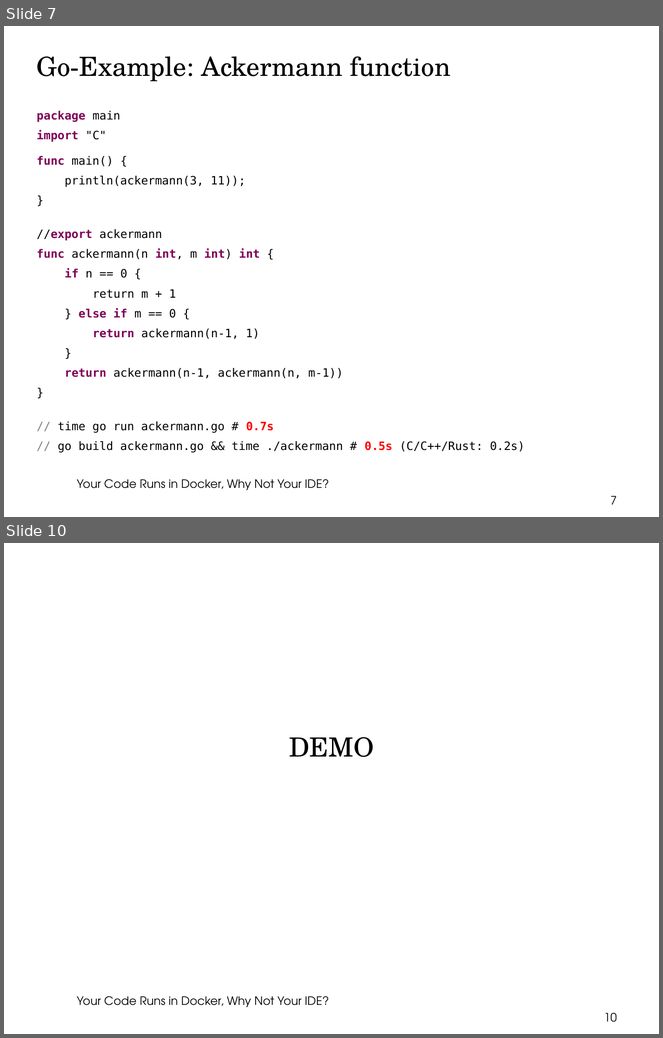
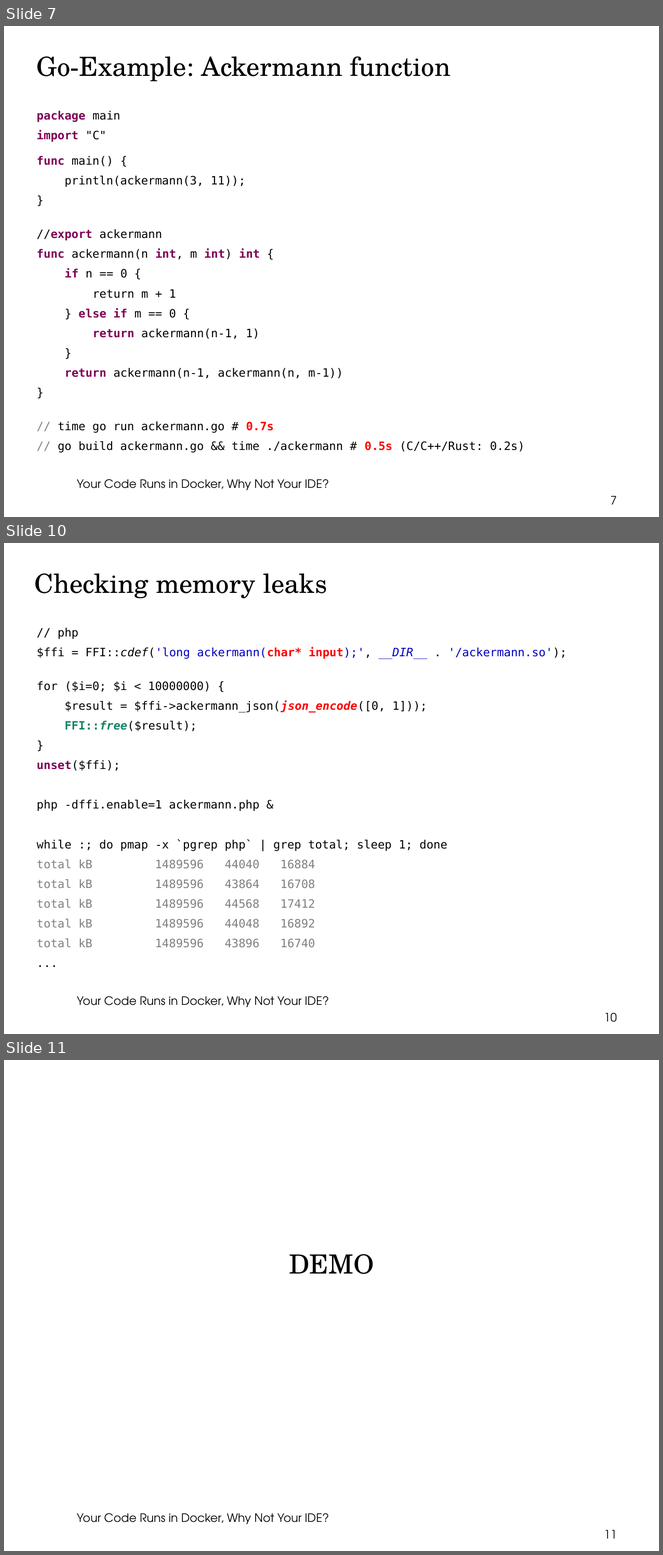
Before and after one commit to thbley/php-go-integration, a slide deck: getting_started_with_php_ffi.odp. Shown one above the other, each under a label of ours: slides 7 and 10 before the commit, slides 7, 10 and 11 after it; the slides between them are not shown. The pictures are 663x1038 and 663x1555 pixels, drawn with LibreOffice and Linux fonts; fonts in the diff are those of the drawing; background and template pictures are left out. Boxes give left, top, right and bottom in pixels: in the first picture for what was removed or moved away, otherwise in the second. Text is boxed around its words. In the diff, an @@ line names an element or a change of style, - is before the commit and + after.

```diff
--- a/getting_started_with_php_ffi.odp
+++ b/getting_started_with_php_ffi.odp
@@ slide 10 added at bbox=[4, 543, 659, 1034], background picture (left out); not listed: 1 template element that a slide beside it also shows @@
@@ title added at bbox=[34, 573, 327, 599], 32 pt, text #000000 @@
+Checking memory leaks
@@ text added at bbox=[37, 628, 567, 948], 14 pt, text #000000 @@
+// php
+$ffi = FFI::cdef('long ackermann(char* input);', __DIR__ . '/ackermann.so');
+for ($i=0; $i < 10000000) {
+$result = $ffi->ackermann_json(json_encode([0, 1]));
+FFI::free($result);
+}
+unset($ffi);
+php -dffi.enable=1 ackermann.php &
+while :; do pmap -x `pgrep php` | grep total; sleep 1; done
+total kB 1489596 44040 16884
+total kB 1489596 43864 16708
+total kB 1489596 44568 17412
+total kB 1489596 44048 16892
+total kB 1489596 43896 16740
+...
@@ page number added at bbox=[604, 1013, 617, 1022], 14 pt, text #000000 @@
+10
@@ what was slide 10 is now slide 11 @@
@@ page number at bbox=[604, 1530, 617, 1539]: text changed @@
-10
+11
```
Also in this commit, not shown: 2 slides changed, 1 other file.
